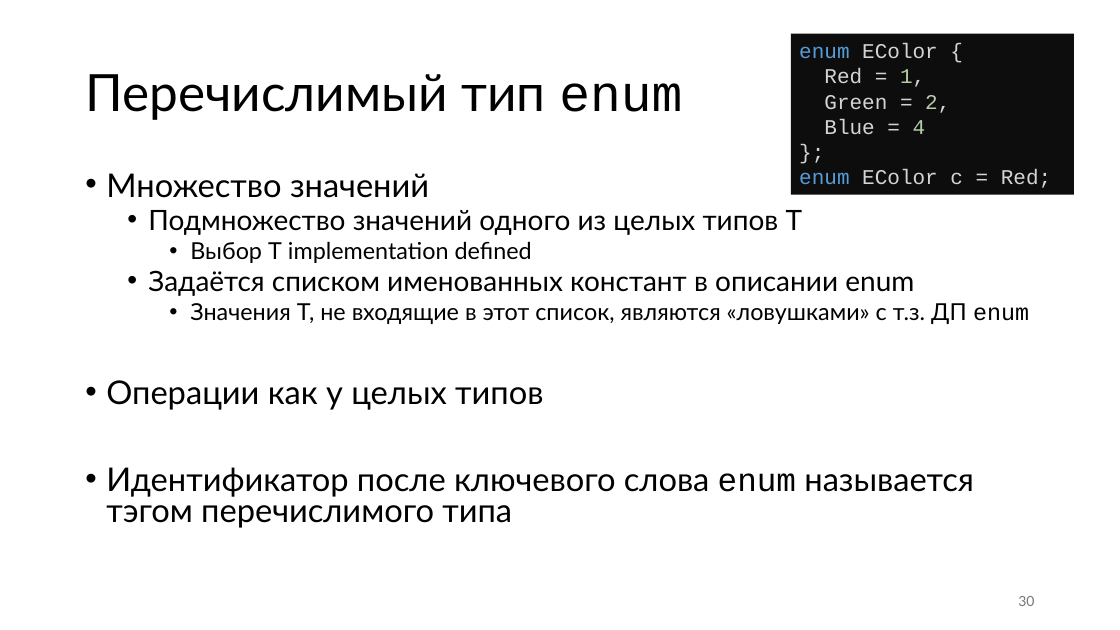
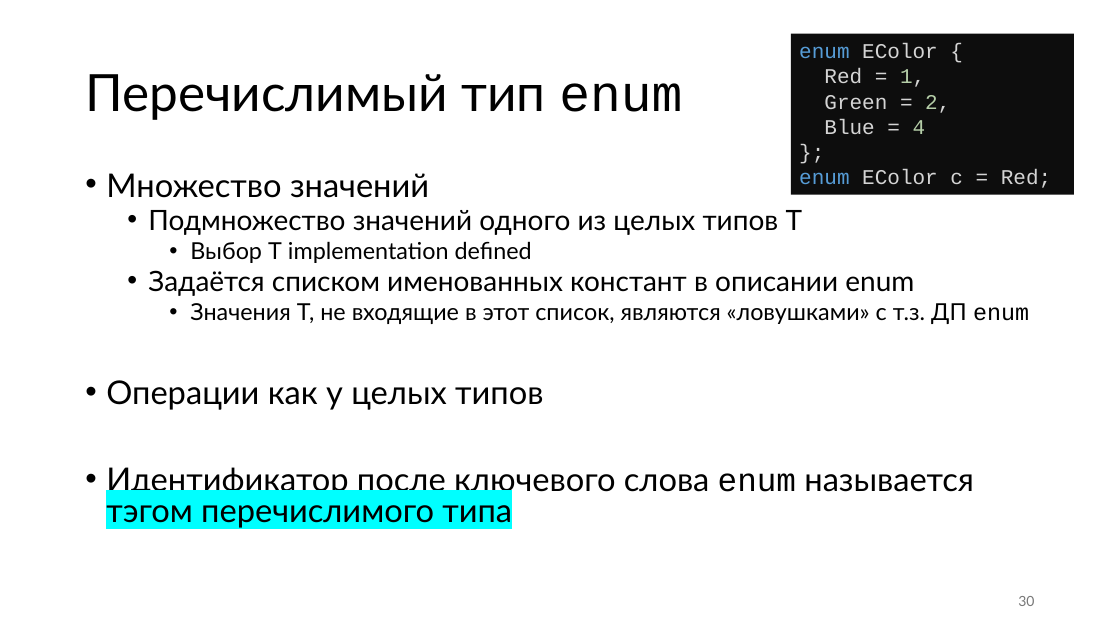
Before and after one commit to Evgueni-Petrov-aka-espetrov/Algorithms-and-Programming-in-C-pptx, a slide deck: slide 30 of 001 Типы языка Си.pptx. Drawn at 1120x630 pixels with LibreOffice and Linux fonts; fonts in the diff are those of the drawing. Boxes give left, top, right and bottom in pixels: in the first picture for what was removed or moved away, otherwise in the second. Text is boxed around its words. In the diff, an @@ line names an element or a change of style, - is before the commit and + after.

```diff
--- a/001 Типы языка Си.pptx
+++ b/001 Типы языка Си.pptx
@@ text at (x1=106, y1=467, x2=974, y2=528): highlight none to #00FFFF in "тэгом перечислимого типа" @@
```
Also in this commit, not shown: 16 other slides changed, 1 other file.
